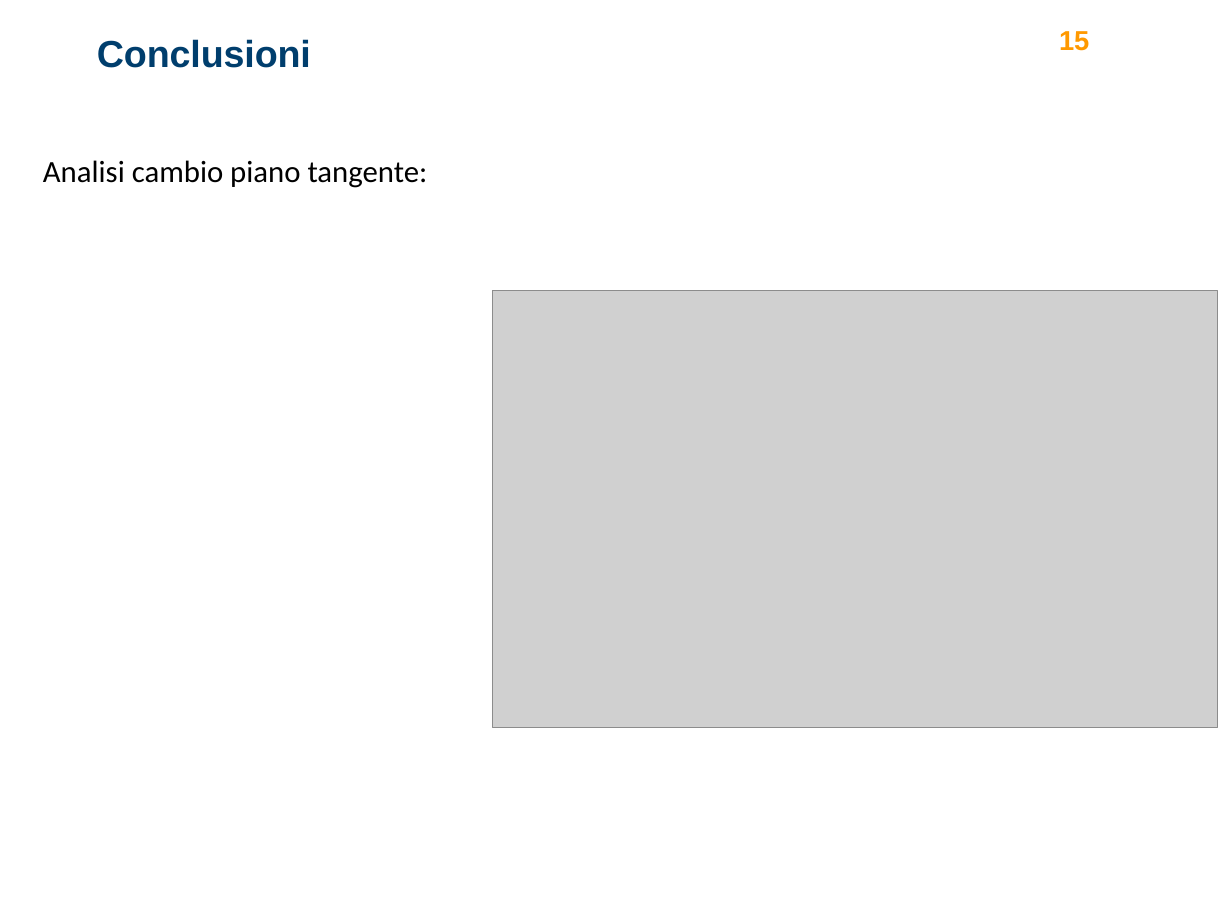
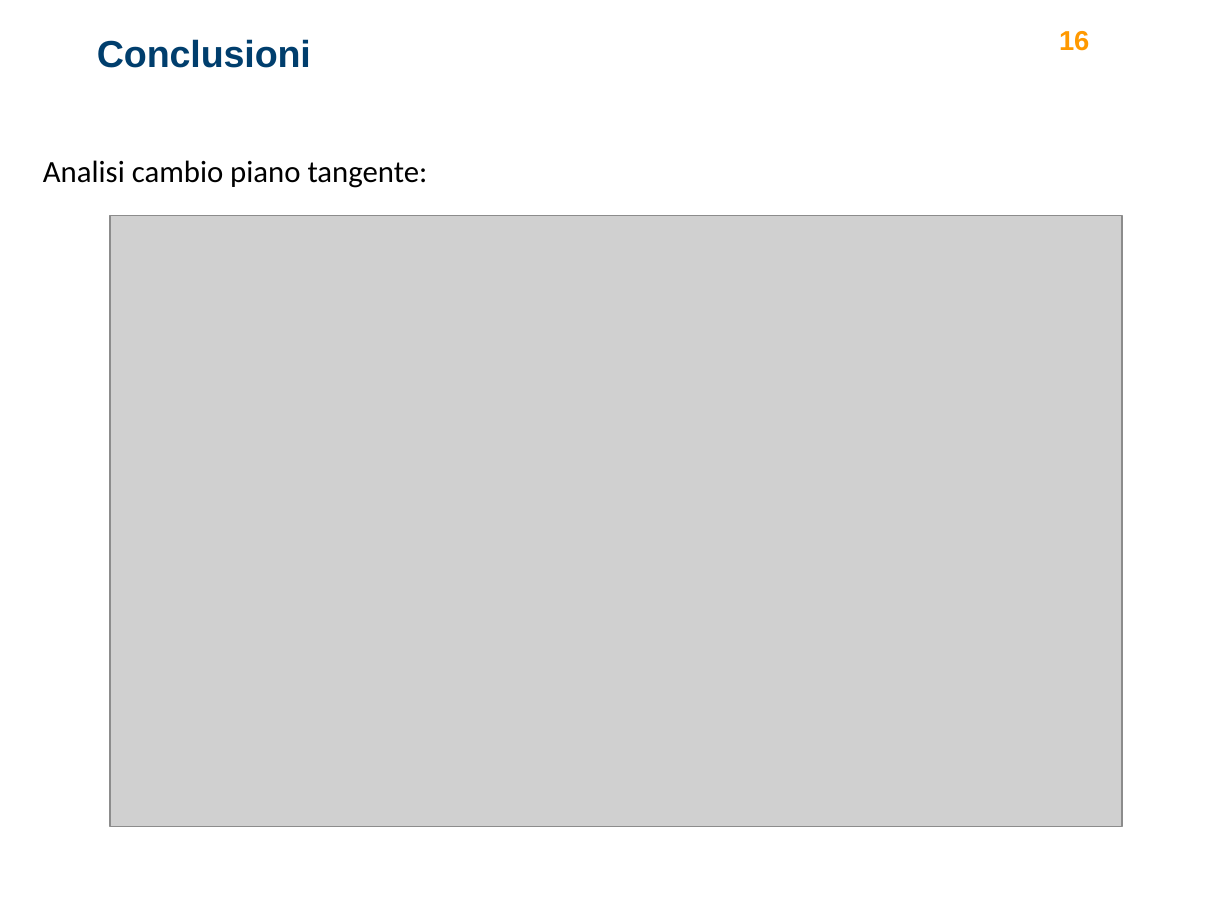
Before and after one commit to turcualexd/IAMS-progetto, a slide deck: slide 16 of Modelli relazione/ppt_presentazione.pptx (slide 15 before the commit). Drawn at 1232x924 pixels with LibreOffice and Linux fonts; fonts in the diff are those of the drawing; grey boxes stand for pictures; background and template pictures are left out. Boxes give left, top, right and bottom in pixels: in the first picture for what was removed or moved away, otherwise in the second. Text is boxed around its words. In the diff, an @@ line names an element or a change of style, - is before the commit and + after.

```diff
--- a/Modelli relazione/ppt_presentazione.pptx
+++ b/Modelli relazione/ppt_presentazione.pptx
@@ text at <box>1059,31,1089,51</box>: text changed @@
-15
+16
@@ picture: place and size @@
-picture at <box>493,291,1217,728</box>
+picture at <box>110,216,1121,827</box>
```
Also in this commit, not shown: 1 other slide changed, 1 slide added, 1 slide removed.
